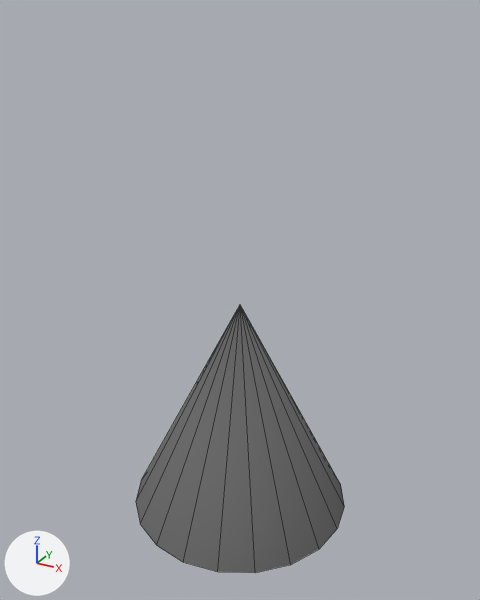
Two versions of the COLLADA model Assets/Models/pConeShape1.dae, one commit apart.
Camera for both pictures: a 50 mm lens placed at (0.0462, -0.0836, 0.033), pointed at (0.0215, -0.0386, 0.0105). Every picture has the same lights, and +X, +Y and +Z are marked at lower left. Mesh edges are drawn as thin lines.
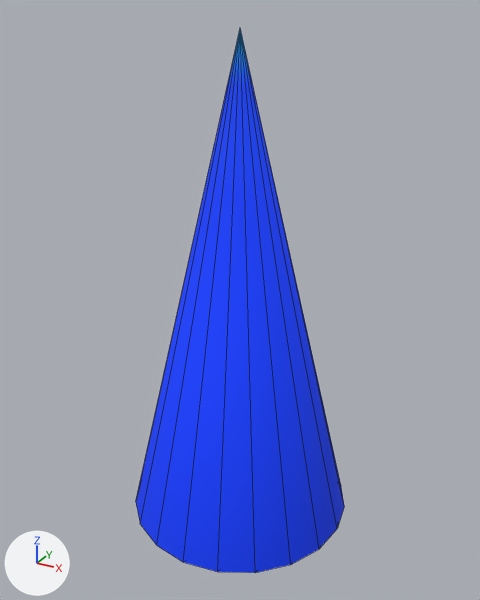
The newer file is also rescaled (x4.273), turned or shifted as a whole; pictures and numbers use the older file's frame.

The change, as a diff of the scene's bpy script:
```diff
--- a/Assets/Models/pConeShape1.dae.py
+++ b/Assets/Models/pConeShape1.dae.py
@@ img_blockstandard_dds @@
+img_blockstandard_dds = load_image('blockStandard.dds', '../Textures/blockStandard.dds', 64, 32, 'sRGB')
@@ mat_lambert1 @@
 mat_lambert1 = principled_material('lambert1')
-mat_lambert1.base_color = (0.133, 0.133, 0.133)  # dark grey #666666
+mat_lambert1.texture = img_blockstandard_dds  # with its transparency
 mat_lambert1.roughness = 0.9
@@ me_pconeshape1 @@
 # used by ob_pcone1; location = (0.02139, -0.03847, 0.0)
-me_pconeshape1.from_pydata(...)  # 21 vertices, 21 faces; spans x -0.01..0.01, y -0.01..0.01, z -0.01..0.01
+me_pconeshape1.from_pydata(...)  # 21 vertices, 38 faces; spans x -0.01..0.01, y -0.01..0.01, z -0.01..0.0317
+# me_pconeshape1 part 1
+# 1 vertex is removed from x 0.0, y 0.0, z 0.01
+# 21 faces are deleted
+# 1 vertex is added at (0.0, 0.0, 0.0317)
+# 38 new faces join them
 me_pconeshape1.materials.append(mat_lambert1)
```

Pixel boxes [x1, y1, x2, y2] of what changed, in the pictures (480 x 600 px):
'pCone1', surface changed, reshaped (grey to blue, 103% taller)
    before: [136, 305, 344, 573]
    after: [136, 29, 344, 573]
